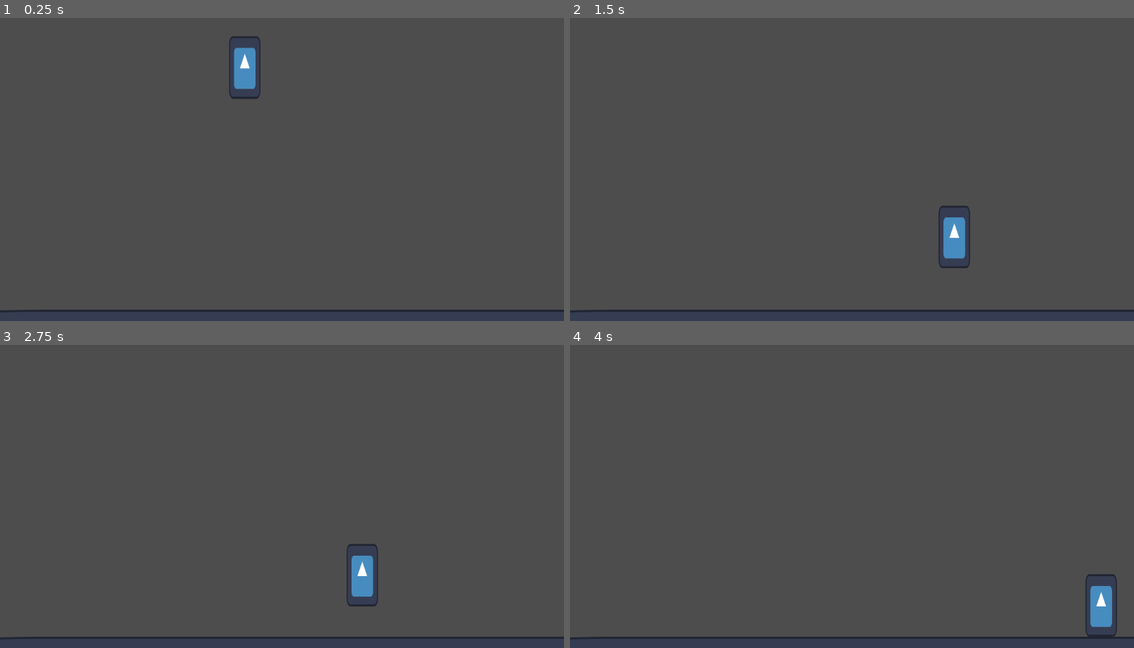
Above: before the commit, frames 1-4 (two rows, left to right).
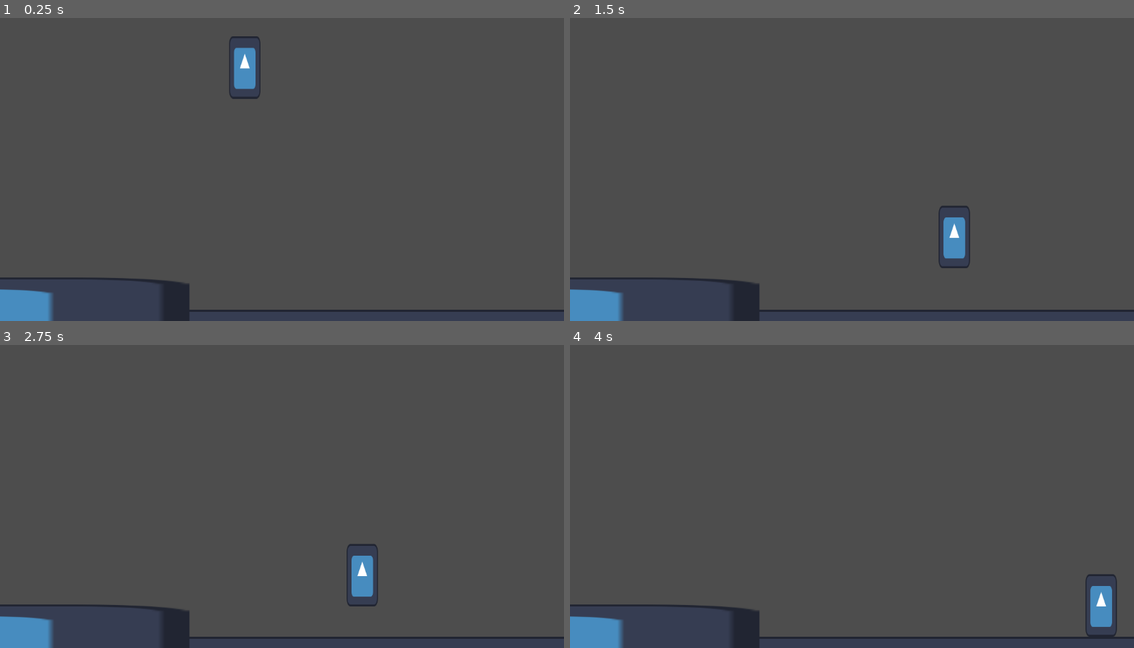
Above: after the commit, the same moments.

Repository: robotabc773/calm-before-the-storm
Game: Godot game, scene res://scenes/levels/testlvl.tscn
Two runs of this game, one before a commit and one after it. Both use one fixed random seed, a clock stepped at 60 frames per second and the inputs below. The engine's default icon, where the game draws it, is replaced by a stand-in: a white triangle on a blue panel in a dark square.
Inputs:
- Up to frame 1 (0.25 s): no input
- Up to frame 2 (1.5 s): tap Enter (ui_accept) at 0.5, 0.6, 0.77, 1.07, 1.35 s; hold Right (ui_right) from 0.53 s (still down)
- Up to frame 3 (2.75 s): tap Enter (ui_accept) at 1.52, 1.82, 2.1 s; release Right (ui_right) at 2.03 s; hold Left (ui_left) from 2.03 s (still down)
- Up to frame 4 (4 s): release Left (ui_left) at 2.78 s; hold Right (ui_right) from 2.78 s (still down); tap Enter (ui_accept) at 2.85, 3.02, 3.32, 3.6, 3.77 s

The runs differ from the first frame. In frame 1, 2.0% of the frame differs, in the area x 0-34%, y 85-100%; in frame 2, 2.0%; in frame 3, 2.0%; in frame 4, 2.0%.

Commit message:
implemented basic coyote time

Diff:
--- a/scenes/levels/testlvl.tscn
+++ b/scenes/levels/testlvl.tscn
@@ -14,6 +14,7 @@
 position = Vector2(500, 100)
 scale = Vector2(0.5, 1)
 script = ExtResource("1_4l5lo")
+ctime_max = 0.25
 
 [node name="CollisionShape2D" type="CollisionShape2D" parent="CharacterBody2D"]
 scale = Vector2(6.4, 6.4)
@@ -32,3 +33,14 @@
 
 [node name="Sprite2D" type="Sprite2D" parent="StaticBody2D"]
 texture = ExtResource("2_wbtc6")
+
+[node name="StaticBody2D2" type="StaticBody2D" parent="."]
+position = Vector2(-518, 623)
+scale = Vector2(14.135, 1)
+
+[node name="CollisionShape2D" type="CollisionShape2D" parent="StaticBody2D2"]
+scale = Vector2(6.4, 6.4)
+shape = SubResource("RectangleShape2D_8a4k0")
+
+[node name="Sprite2D" type="Sprite2D" parent="StaticBody2D2"]
+texture = ExtResource("2_wbtc6")
--- a/scripts/player.gd
+++ b/scripts/player.gd
@@ -4,6 +4,9 @@
 @export var SPEED = 300.0
 @export var JUMP_VELOCITY = -400.0
 
+var ctimer = 0.0
+var ctime = false
+@export var ctime_max = 0.5
 
 func _physics_process(delta: float) -> void:
 	# Add the gravity.
@@ -11,8 +14,10 @@
 		velocity += get_gravity() * delta
 
 	# Handle jump.
-	if Input.is_action_just_pressed("ui_accept") and is_on_floor():
+	ctimef(delta)
+	if Input.is_action_just_pressed("ui_accept") and ctime:
 		velocity.y = JUMP_VELOCITY
+		ctimer = ctime_max
 
 	# Get the input direction and handle the movement/deceleration.
 	# As good practice, you should replace UI actions with custom gameplay actions.
@@ -23,3 +28,10 @@
 		velocity.x = move_toward(velocity.x, 0, SPEED)
 
 	move_and_slide()
+
+func ctimef(delta: float):
+	if is_on_floor() and ctimer != 0.0:
+		ctimer = 0.0
+	else:
+		ctimer += delta
+	ctime = ctimer < ctime_max
